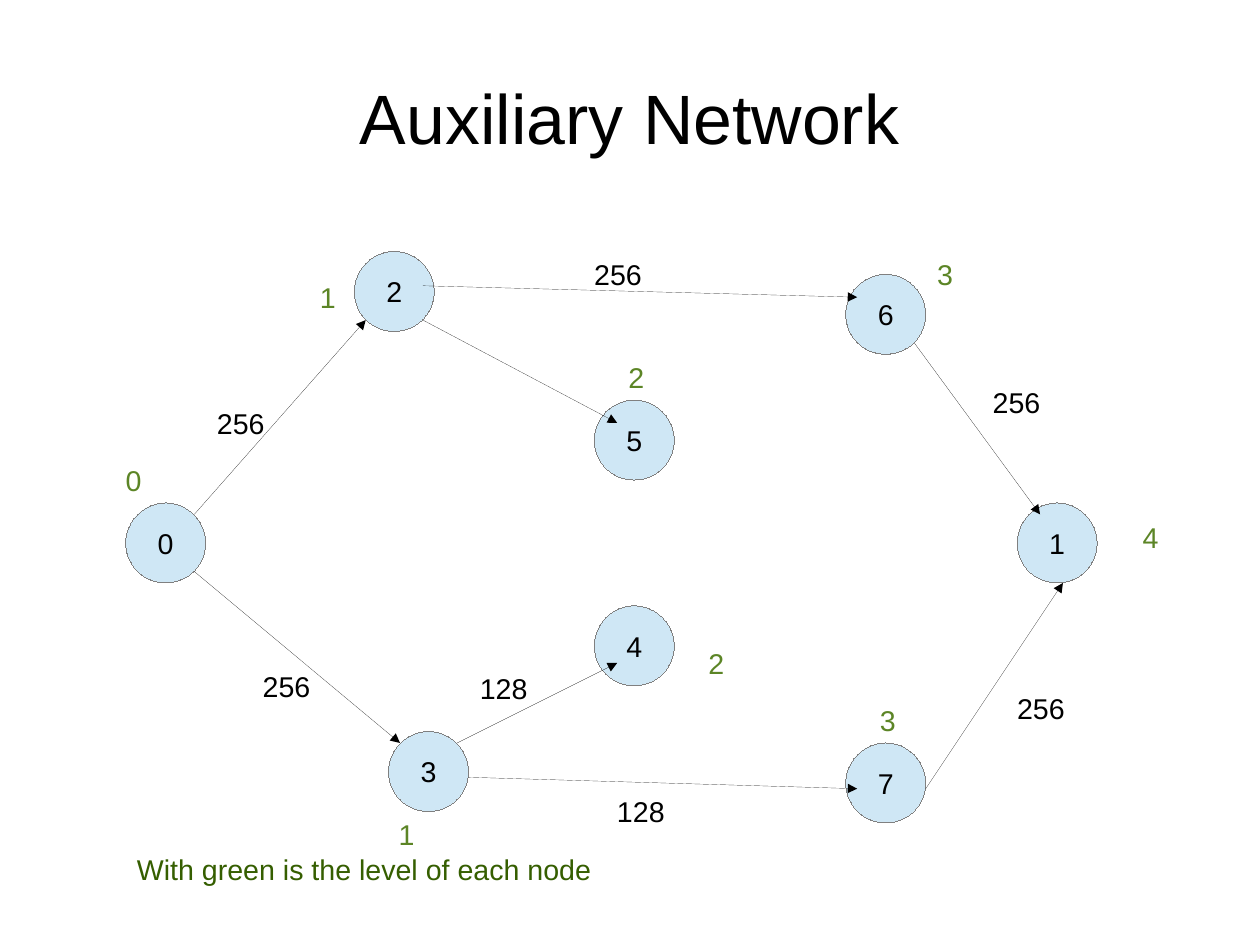
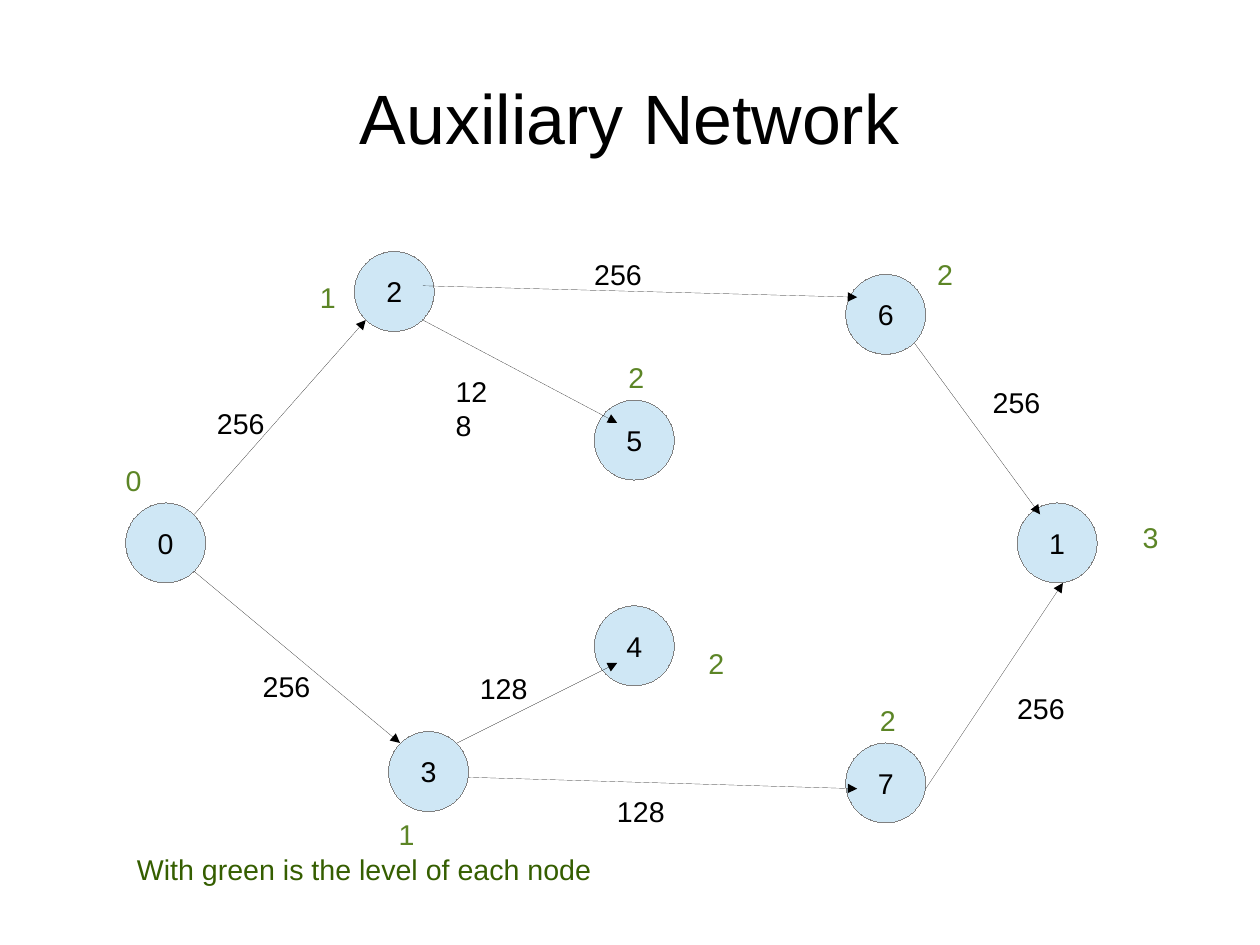
Before and after one commit to gosom/MaximumFlowMPM, a slide deck: slide 7 of slides/mpm.odp. Drawn at 1260x945 pixels with LibreOffice and Linux fonts; fonts in the diff are those of the drawing. Boxes give left, top, right and bottom in pixels: in the first picture for what was removed or moved away, otherwise in the second. Text is boxed around its words. In the diff, an @@ line names an element or a change of style, - is before the commit and + after.

```diff
--- a/slides/mpm.odp
+++ b/slides/mpm.odp
@@ text at (x1=937, y1=265, x2=953, y2=285): text changed @@
-3
+2
@@ text added at (x1=445, y1=368, x2=515, y2=444), 18 pt, text #000000 @@
+128
@@ text at (x1=1143, y1=528, x2=1159, y2=549): text changed @@
-4
+3
@@ text at (x1=880, y1=711, x2=896, y2=731): text changed @@
-3
+2
```
Also in this commit, not shown: 10 other slides changed, 3 other files.
